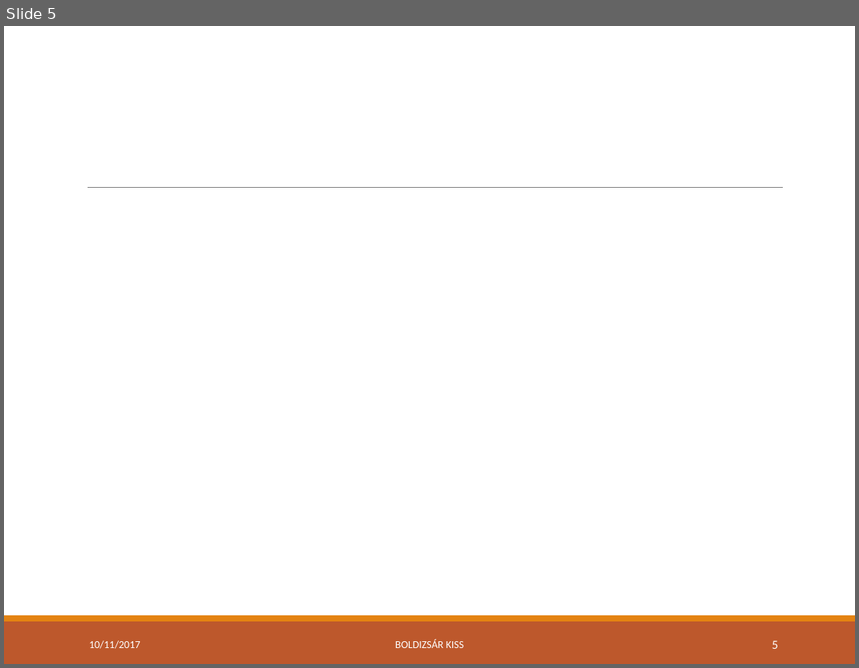
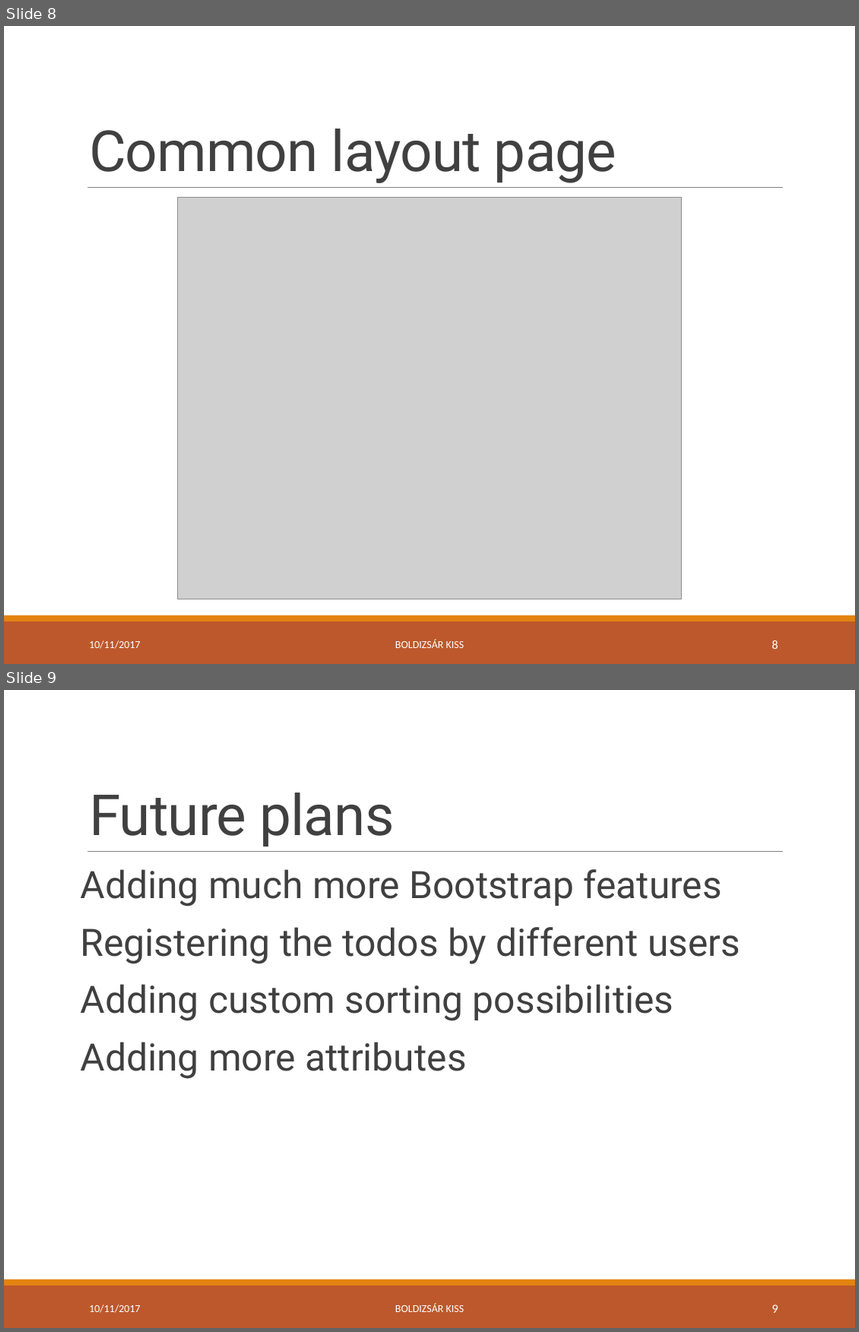
Before and after one commit to green-fox-academy/bpo106, a slide deck: week09/day05/demo/ppt-w09.pptx. Shown one above the other, each under a label of ours: slide 5 before the commit, slides 8 and 9 after it. The pictures are 859x668 and 859x1332 pixels, drawn with LibreOffice and Linux fonts; fonts in the diff are those of the drawing; grey boxes stand for pictures. Boxes give left, top, right and bottom in pixels: in the first picture for what was removed or moved away, otherwise in the second. Text is boxed around its words. In the diff, an @@ line names an element or a change of style, - is before the commit and + after.

```diff
--- a/week09/day05/demo/ppt-w09.pptx
+++ b/week09/day05/demo/ppt-w09.pptx
@@ slide 9 added at bbox=[4, 690, 855, 1328], background #FFFFFF; not listed: 3 template elements that a slide beside it also shows @@
@@ title added at bbox=[89, 793, 394, 847], 48 pt, text #404040 @@
+Future plans
@@ text added at bbox=[81, 869, 740, 1079], 32 pt, text #404040 @@
+Adding much more Bootstrap features
+Registering the todos by different users
+Adding custom sorting possibilities
+Adding more attributes
@@ text added at bbox=[89, 1305, 141, 1313], 9 pt, text #FFFFFF @@
+10/11/2017
@@ text added at bbox=[395, 1303, 465, 1312], 9 pt, text #FFFFFF @@
+BOLDIZSÁR KISS
@@ page number added at bbox=[772, 1305, 778, 1313], 10.5 pt, text #FFFFFF @@
+9
@@ what was slide 5 is now slide 8 @@
@@ slide 8 changed as well @@
@@ title added at bbox=[89, 129, 617, 183], 48 pt, text #404040 @@
+Common layout page
@@ picture added at bbox=[177, 197, 682, 599] @@
@@ page number at bbox=[772, 641, 778, 649]: text changed @@
-5
+8
```
Also in this commit, not shown: 5 other slides changed, 3 other slides added, 4 other files.
